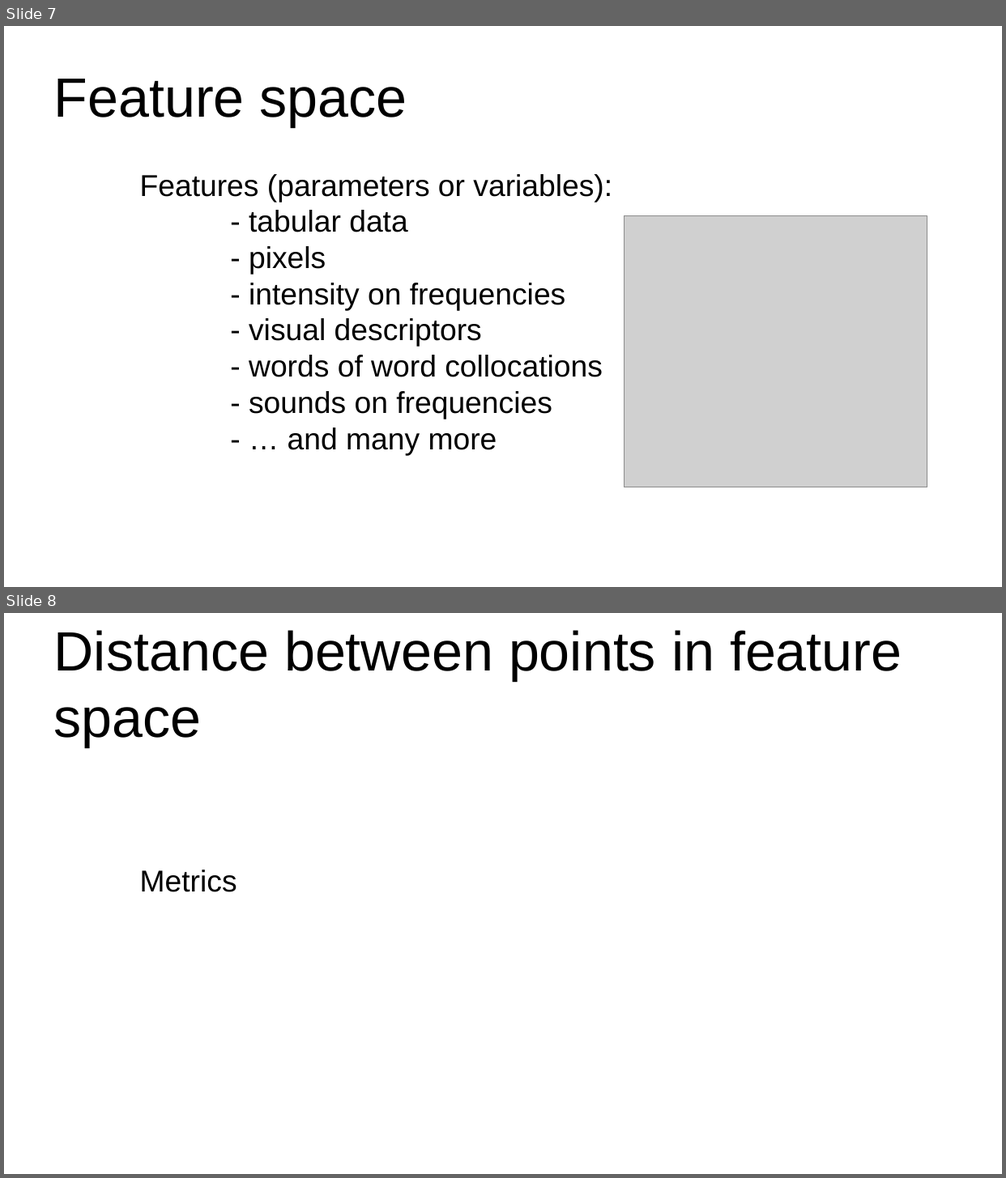
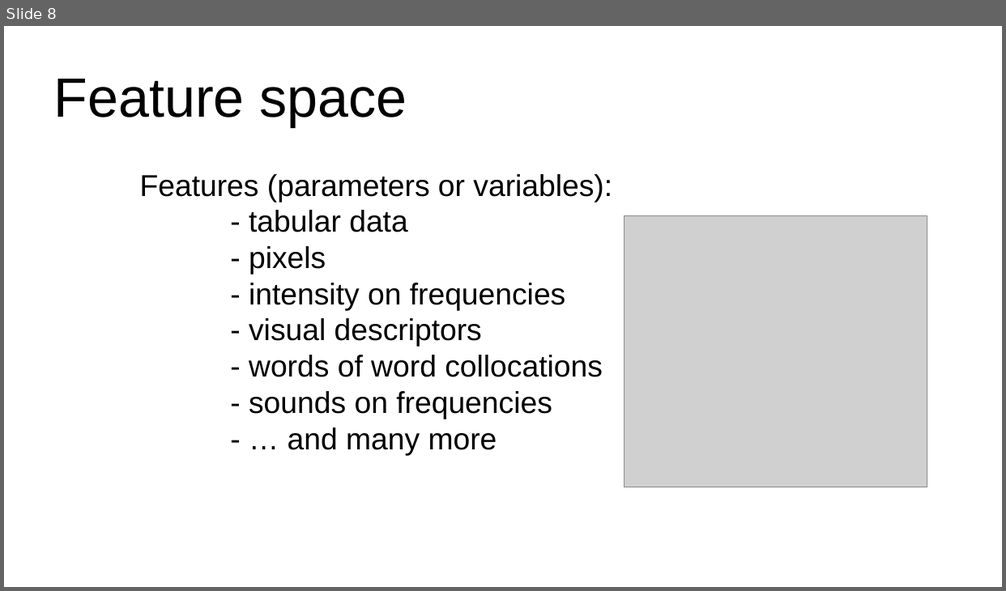
Before and after one commit to DzygaSkoryk/astronomy_python, a slide deck: ML/ML_intro_slides.odp. Shown one above the other, each under a label of ours: slides 7 and 8 before the commit, slide 8 after it. The pictures are 1006x1178 and 1006x591 pixels, drawn with LibreOffice and Linux fonts; fonts in the diff are those of the drawing; grey boxes stand for pictures. Boxes give left, top, right and bottom in pixels: in the first picture for what was removed or moved away, otherwise in the second. Text is boxed around its words. In the diff, an @@ line names an element or a change of style, - is before the commit and + after.

```diff
--- a/ML/ML_intro_slides.odp
+++ b/ML/ML_intro_slides.odp
@@ slide 8 removed at (4, 613, 1002, 1174), background #FFFFFF @@
@@ title removed at (54, 630, 901, 747) @@
-Distance between points in feature space
@@ title removed at (140, 870, 237, 892) @@
-Metrics
@@ what was slide 7 is now slide 8 @@
```
Also in this commit, not shown: 1 slide changed, 1 slide added, 3 other slides removed, 3 other files.
